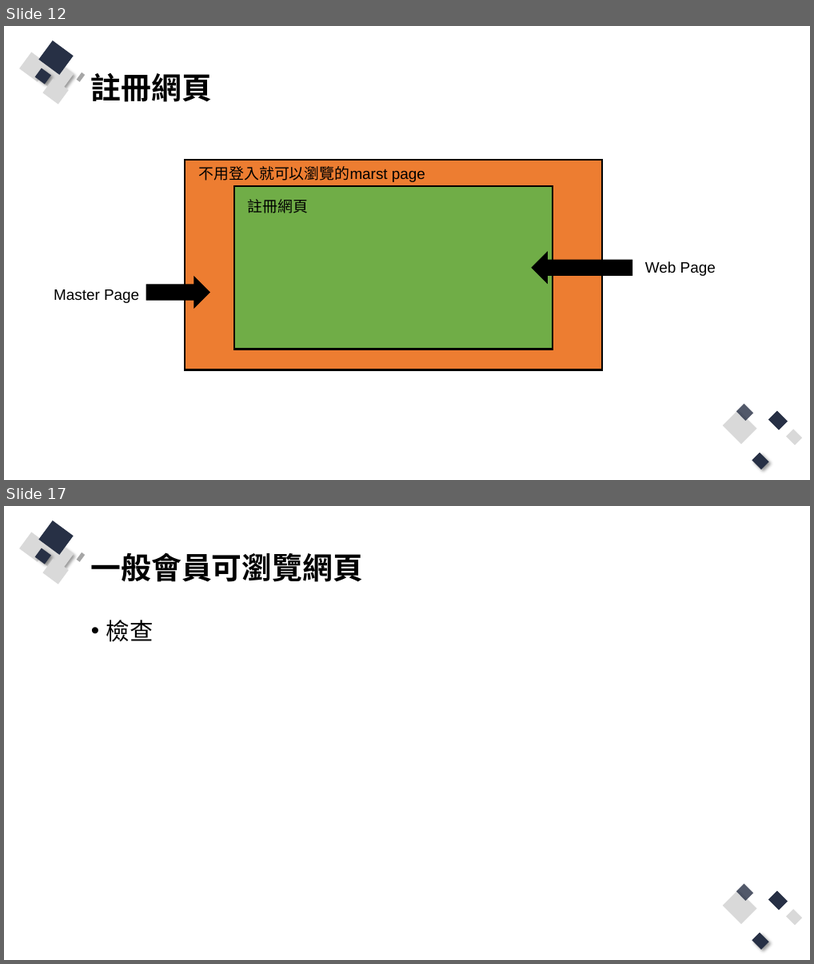
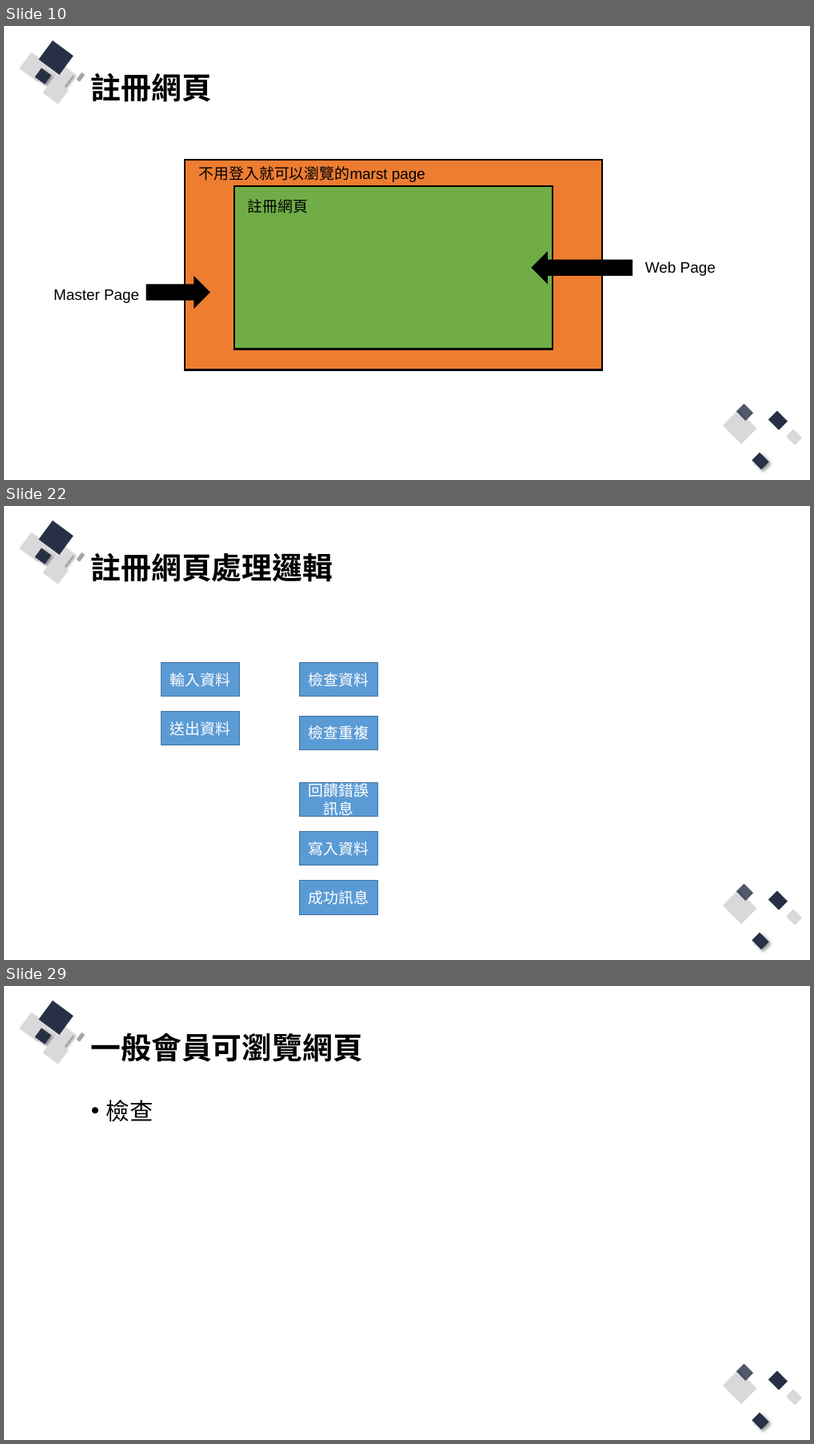
Before and after one commit to Q81JIAXIONG/-, a slide deck: 投影片/4.實作-帳號註冊、登入網頁.pptx. Shown one above the other, each under a label of ours: slides 12 and 17 before the commit, slides 10, 22 and 29 after it; the slides between them are not shown. The pictures are 814x964 and 814x1444 pixels, drawn with LibreOffice and Linux fonts; fonts in the diff are those of the drawing. Boxes give left, top, right and bottom in pixels: in the first picture for what was removed or moved away, otherwise in the second. Text is boxed around its words. In the diff, an @@ line names an element or a change of style, - is before the commit and + after.

Commit message:
整理註冊、登入驗證範例

```diff
--- a/投影片/4.實作-帳號註冊、登入網頁.pptx
+++ b/投影片/4.實作-帳號註冊、登入網頁.pptx
@@ slide 22 added at [4, 506, 810, 960], background #FFFFFF; not listed: 13 template elements that a slide beside it also shows @@
@@ title added at [91, 553, 333, 582], 36 pt, text #000000, bold @@
+註冊網頁處理邏輯
@@ rectangle added at [162, 663, 240, 696], fill #5B9BD5, outline #43739E 1 pt, 18 pt, text #FFFFFF @@
+輸入資料
@@ rectangle added at [300, 663, 378, 696], fill #5B9BD5, outline #43739E 1 pt, 18 pt, text #FFFFFF @@
+檢查資料
@@ rectangle added at [162, 712, 240, 745], fill #5B9BD5, outline #43739E 1 pt, 18 pt, text #FFFFFF @@
+送出資料
@@ rectangle added at [300, 716, 378, 750], fill #5B9BD5, outline #43739E 1 pt, 18 pt, text #FFFFFF @@
+檢查重複
@@ rectangle added at [300, 783, 378, 816], fill #5B9BD5, outline #43739E 1 pt, 18 pt, text #FFFFFF @@
+回饋錯誤訊息
@@ rectangle added at [300, 832, 378, 865], fill #5B9BD5, outline #43739E 1 pt, 18 pt, text #FFFFFF @@
+寫入資料
@@ rectangle added at [300, 880, 378, 914], fill #5B9BD5, outline #43739E 1 pt, 18 pt, text #FFFFFF @@
+成功訊息
@@ what was slide 12 is now slide 10 @@
@@ what was slide 17 is now slide 29 @@
```
Also in this commit, not shown: 7 slides changed, 11 other slides added, 9 other files.
